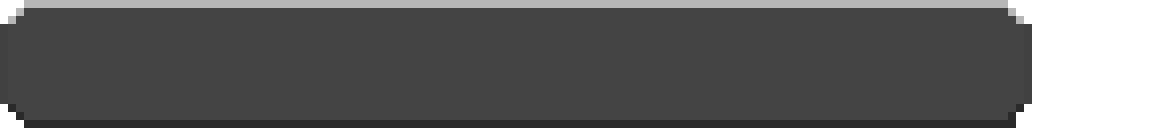
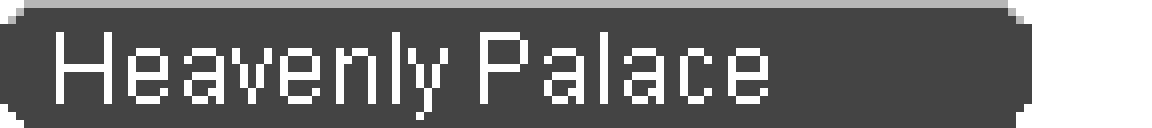
Layered file, before and after one edit (1152px x 128px). Changes by layer:
added layer "Heavenly Palace" above "BG" over [56, 32, 768, 120]
renamed "pmmlock21.png" to "BG", painted on it over [0, 24, 1032, 128]
renamed "Pasted Layer" to "JP", showed it, painted on it over [72, 32, 432, 120]
